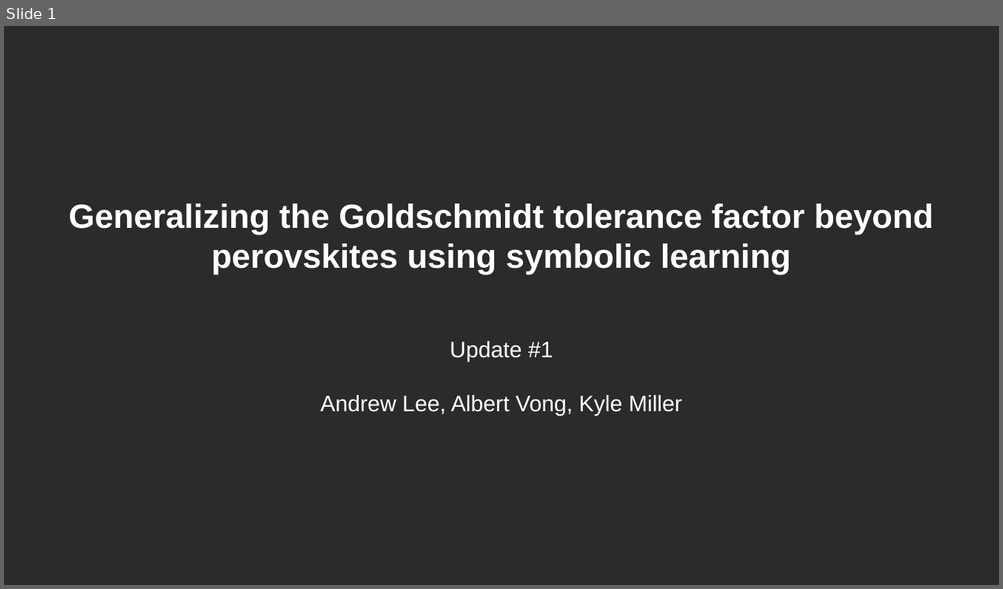
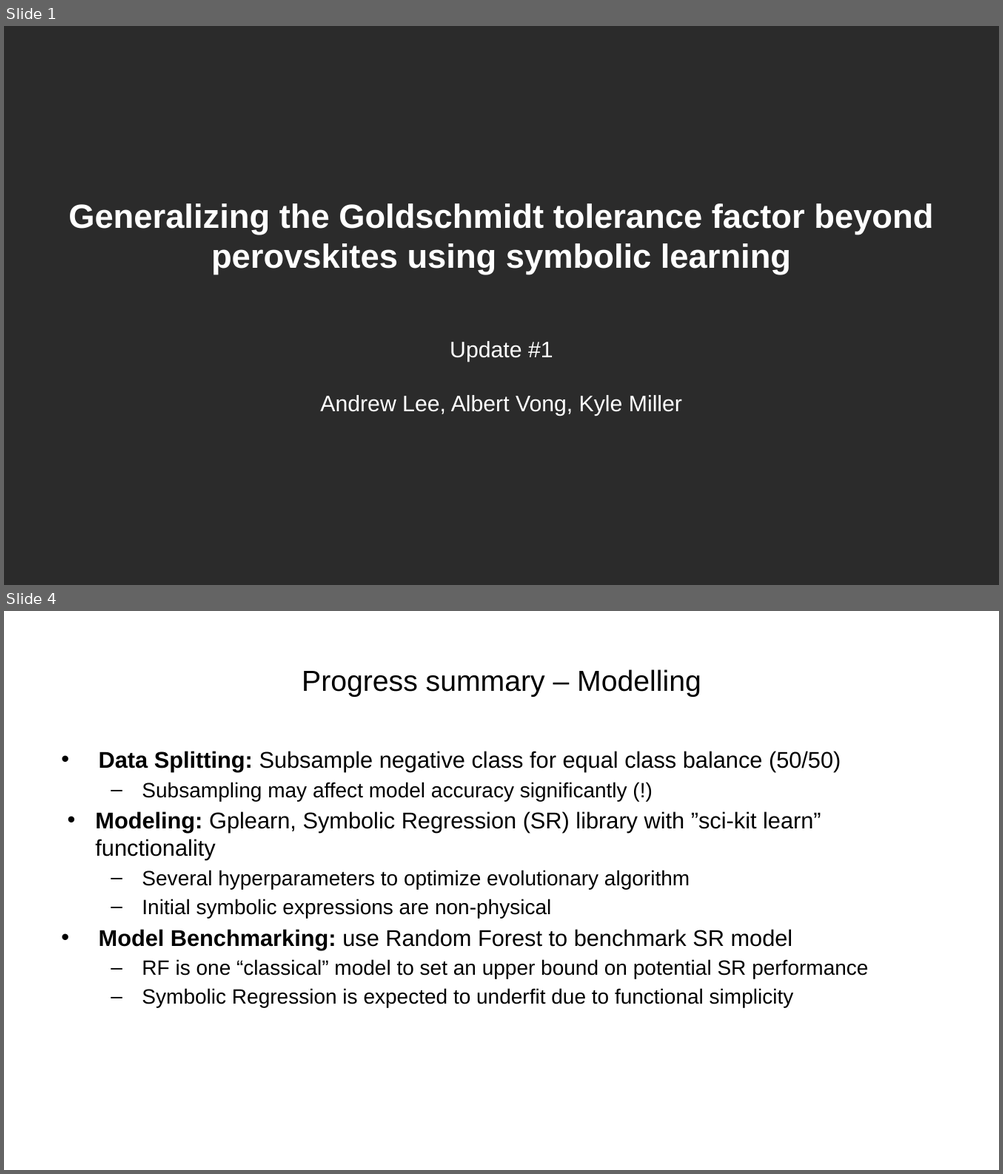
Before and after one commit to AlbertVong/Mat-Hack-2023, a slide deck: powerpoint_slides/group_6_hackathon_update_1.pptx. Shown one above the other, each under a label of ours: slide 1 before the commit, slides 1 and 4 after it; the slides between them are not shown. The pictures are 1003x589 and 1003x1174 pixels, drawn with LibreOffice and Linux fonts; fonts in the diff are those of the drawing; background and template pictures are left out; a plain dark background stands for a picture behind light text. Boxes give left, top, right and bottom in pixels: in the first picture for what was removed or moved away, otherwise in the second. Text is boxed around its words. In the diff, an @@ line names an element or a change of style, - is before the commit and + after.

```diff
--- a/powerpoint_slides/group_6_hackathon_update_1.pptx
+++ b/powerpoint_slides/group_6_hackathon_update_1.pptx
@@ slide 4 added at (4, 611, 999, 1170), background picture (left out) @@
@@ title added at (301, 669, 701, 697), 28 pt, text #000000 @@
+Progress summary – Modelling
@@ text added at (95, 751, 868, 1008), 20 pt, text #000000 @@
+• Data Splitting: Subsample negative class for equal class balance (50/50)
+  – Subsampling may affect model accuracy significantly (!)
+• Modeling: Gplearn, Symbolic Regression (SR) library with ”sci-kit learn” functionality
+  – Several hyperparameters to optimize evolutionary algorithm
+  – Initial symbolic expressions are non-physical
+• Model Benchmarking: use Random Forest to benchmark SR model
+  – RF is one “classical” model to set an upper bound on potential SR performance
+  – Symbolic Regression is expected to underfit due to functional simplicity
```
Also in this commit, not shown: 3 slides changed, 1 other slide added, 3 other files.
